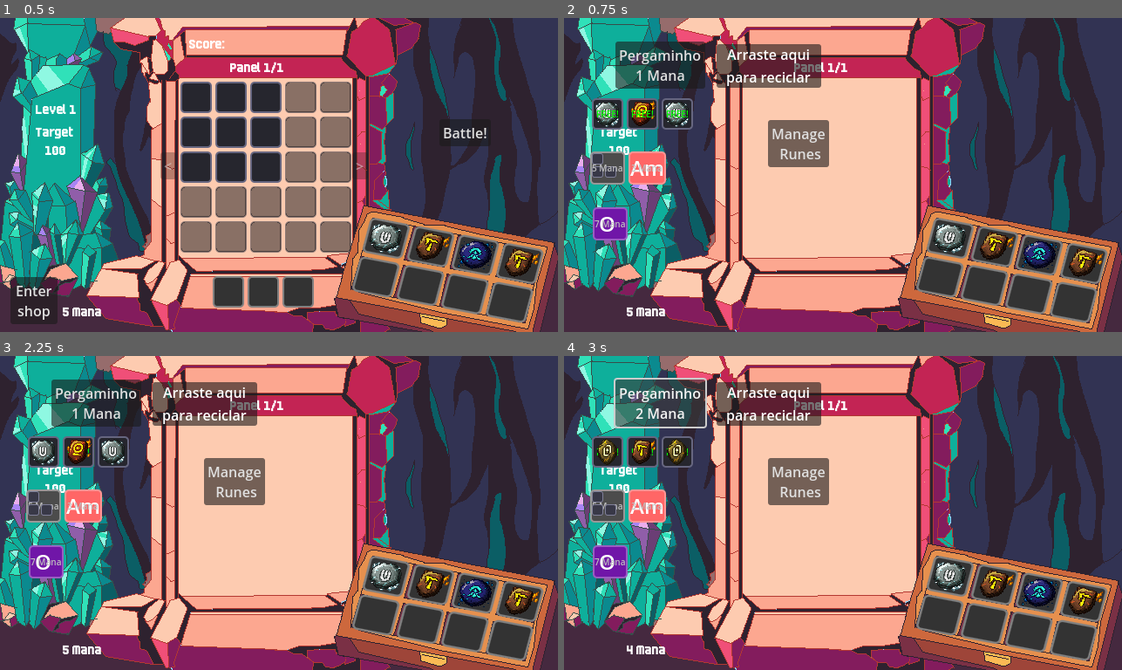
Above: before the commit, frames 1-4 (two rows, left to right).
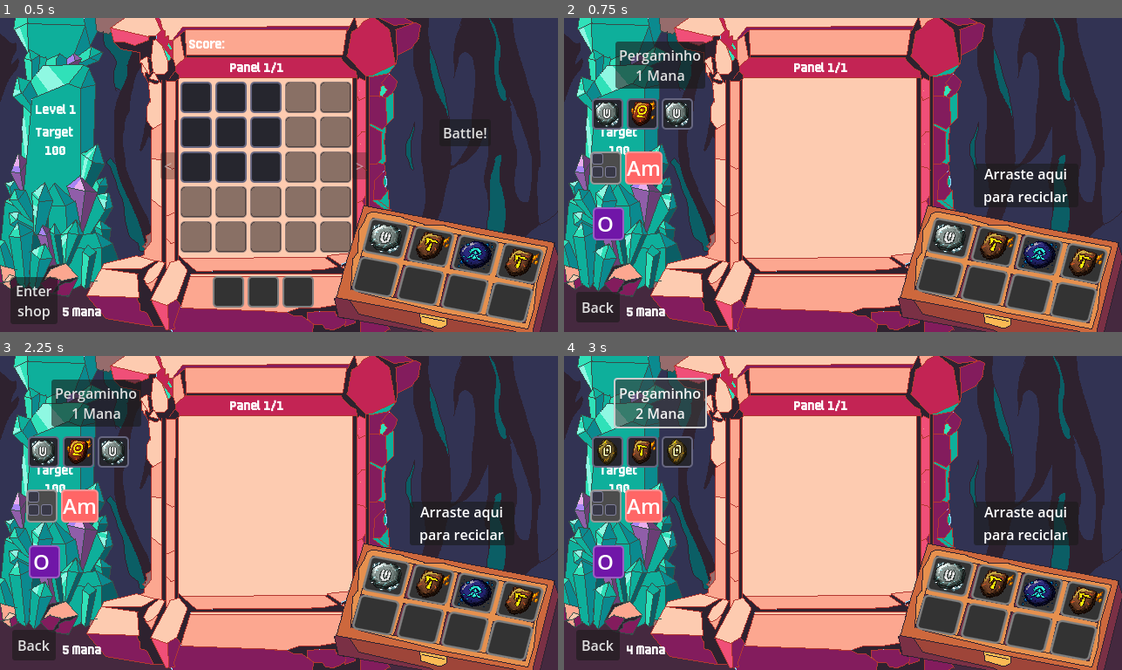
Above: after the commit, the same moments.

Repository: RenatoAAB/Runes
Game: Godot game, scene res://scenes/main.tscn
Same seed, same stepped clock (60 frames per second), same inputs: the game is played once before the commit and once after it.
Inputs:
- Up to frame 1 (0.5 s): no input
- Up to frame 2 (0.75 s): click "Enter shop" at 0.5 s
- Up to frame 3 (2.25 s): click "Manage Runes" (after the commit: "Back") at 1.25 s; click "Enter shop" at 2 s
- Up to frame 4 (3 s): click "Pergaminho 1 Mana" at 2.75 s

Frame 1 is identical in both runs. In frame 2, 7.4% of the frame differs, in the area x 2-91%, y 8-97%; in frame 3, 7.3%; in frame 4, 7.3%.

Commit message:
ajusetes de informações da loja

Diff:
--- a/scenes/main.tscn
+++ b/scenes/main.tscn
@@ -55,7 +55,6 @@
 [node name="GameManager" type="Node" parent="Managers" node_paths=PackedStringArray("inventory_manager")]
 script = ExtResource("1_o6xl0")
 inventory_manager = NodePath("../InventoryManager")
-base_target_score = 100
 initial_runes = Array[ExtResource("5_muem4")]([ExtResource("6_muem4"), ExtResource("7_dp3eg"), ExtResource("8_0ld40"), ExtResource("9_gqmmt")])
 rune_drop_rates = ExtResource("18_pm3ni")
 
@@ -291,8 +290,9 @@
 layout_mode = 0
 offset_left = 72.0
 offset_top = 325.0
-offset_right = 132.0
+offset_right = 122.0
 offset_bottom = 348.0
+mouse_filter = 0
 text = "$0"
 label_settings = ExtResource("19_dlbl")
 
@@ -315,12 +315,11 @@
 
 [node name="EnterPanel" type="Button" parent="UI/ShopUI"]
 layout_mode = 0
-offset_left = 234.0
-offset_top = 117.0
-offset_right = 304.0
-offset_bottom = 171.0
-text = "Manage
- Runes"
+offset_left = 14.0
+offset_top = 314.0
+offset_right = 64.0
+offset_bottom = 349.0
+text = "Back"
 
 [node name="PurchasableRunes" type="GridContainer" parent="UI/ShopUI"]
 layout_mode = 0
@@ -381,10 +380,10 @@
 
 [node name="SellArea" type="Control" parent="UI/ShopUI"]
 anchors_preset = 0
-offset_left = 175.0
-offset_top = 30.0
-offset_right = 295.0
-offset_bottom = 80.0
+offset_left = 470.0
+offset_top = 167.0
+offset_right = 590.0
+offset_bottom = 217.0
 script = ExtResource("12_sell")
 
 [node name="Panel" type="Panel" parent="UI/ShopUI/SellArea"]
--- a/scripts/logic/game_manager.gd
+++ b/scripts/logic/game_manager.gd
@@ -339,9 +339,6 @@
 	# Give starting money
 	_grant_starting_money()
 
-	# Grant first free rune pick
-	free_pick_granted.emit(1)
-
 	# Start the first level (shop is available during planning)
 	start_level()
 
--- a/scripts/main_controller.gd
+++ b/scripts/main_controller.gd
@@ -793,6 +793,28 @@
 		var stats = get_node_or_null("/root/Stats")
 		var money = stats.get_money() if stats else 0
 		money_label.text = "%d Mana" % money
+		money_label.mouse_filter = Control.MOUSE_FILTER_STOP
+		# Connect hover signals once for tooltip
+		if not money_label.mouse_entered.is_connected(_on_money_hover):
+			money_label.mouse_entered.connect(_on_money_hover)
+			money_label.mouse_exited.connect(_on_money_hover_end)
+
+
+func _on_money_hover() -> void:
+	var tooltip_manager = get_tree().get_first_node_in_group("tooltip_manager")
+	if not tooltip_manager:
+		return
+	var stats = get_node_or_null("/root/Stats")
+	var money = stats.get_money() if stats else 0
+	var interest = mini(money / 5, ShopConfig.MAX_INTEREST)
+	var text = "[color=yellow]+ %d[/color] de geração espontânea" % interest
+	tooltip_manager.show_tooltip(text)
+
+
+func _on_money_hover_end() -> void:
+	var tooltip_manager = get_tree().get_first_node_in_group("tooltip_manager")
+	if tooltip_manager:
+		tooltip_manager.hide_tooltip()
 
 
 func _on_level_started(level: int, target: int) -> void:
--- a/scripts/ui/slot_ui.gd
+++ b/scripts/ui/slot_ui.gd
@@ -380,33 +380,10 @@
 func get_shop_price_text() -> String:
 	return _shop_price_text if _shop_mode else ""
 
-## Enable/disable shop mode for this slot (shows price label)
+## Enable/disable shop mode for this slot (price shown only in tooltip)
 func set_shop_mode(enabled: bool, price_text: String = "") -> void:
 	_shop_mode = enabled
 	_shop_price_text = price_text
-
-	if enabled:
-		if not _price_label:
-			_price_label = Label.new()
-			_price_label.horizontal_alignment = HORIZONTAL_ALIGNMENT_CENTER
-			_price_label.vertical_alignment = VERTICAL_ALIGNMENT_BOTTOM
-			_price_label.set_anchors_preset(Control.PRESET_FULL_RECT)
-			_price_label.add_theme_font_size_override("font_size", 10)
-			add_child(_price_label)
-
-		_price_label.text = price_text
-		_price_label.visible = true
-
-		# Color based on price text
-		if price_text == "FREE!":
-			_price_label.add_theme_color_override("font_color", Color.LIME)
-		elif price_text.begins_with("$"):
-			_price_label.add_theme_color_override("font_color", Color.GOLD)
-		else:
-			_price_label.add_theme_color_override("font_color", Color.GRAY)
-	else:
-		if _price_label:
-			_price_label.visible = false
 
 
 ## Set shop item data for tooltip display
